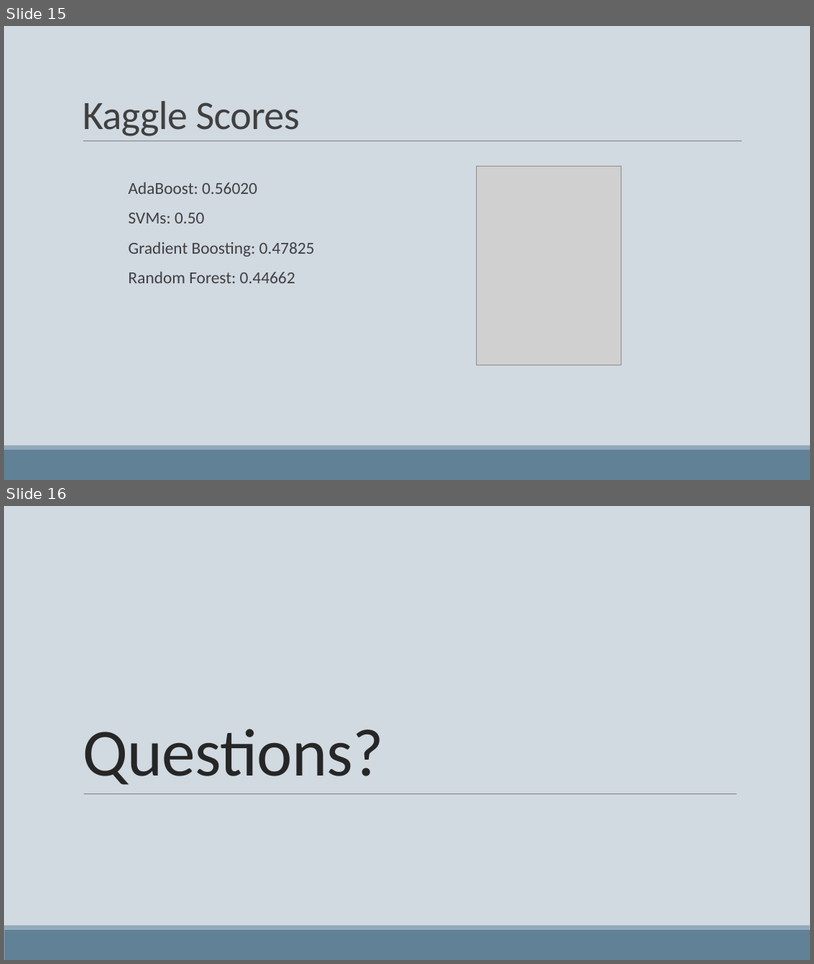
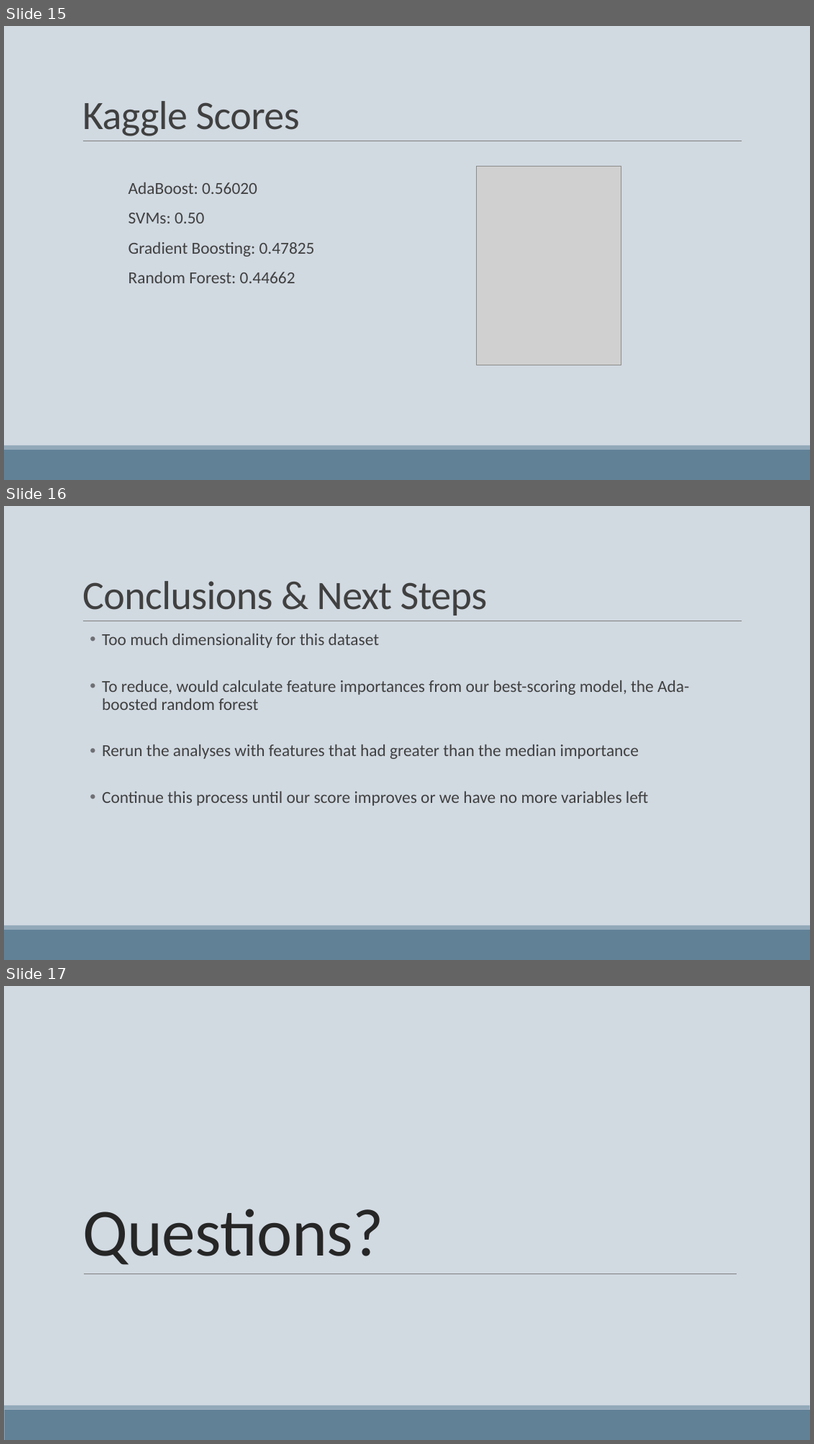
Before and after one commit to austinbrian/skeeter_patrol, a slide deck: Kaggle_WNV_Presentation.pptx. Shown one above the other, each under a label of ours: slides 15 and 16 before the commit, slides 15, 16 and 17 after it. The pictures are 814x964 and 814x1444 pixels, drawn with LibreOffice and Linux fonts; fonts in the diff are those of the drawing; grey boxes stand for pictures. Boxes give left, top, right and bottom in pixels: in the first picture for what was removed or moved away, otherwise in the second. Text is boxed around its words. In the diff, an @@ line names an element or a change of style, - is before the commit and + after.

Commit message:
Mosquitooooos

```diff
--- a/Kaggle_WNV_Presentation.pptx
+++ b/Kaggle_WNV_Presentation.pptx
@@ slide 16 added at (4,506,810,960), background #D1D9E1; not listed: 3 template elements that a slide beside it also shows @@
@@ title added at (82,581,487,615), 48 pt, text #404040 @@
+Conclusions & Next Steps
@@ text added at (102,633,689,806), 20 pt, text #404040 @@
+  • Too much dimensionality for this dataset
+  • To reduce, would calculate feature importances from our best-scoring model, the Ada-boosted random forest
+  • Rerun the analyses with features that had greater than the median importance
+  • Continue this process until our score improves or we have no more variables left
@@ what was slide 16 is now slide 17 @@
```
